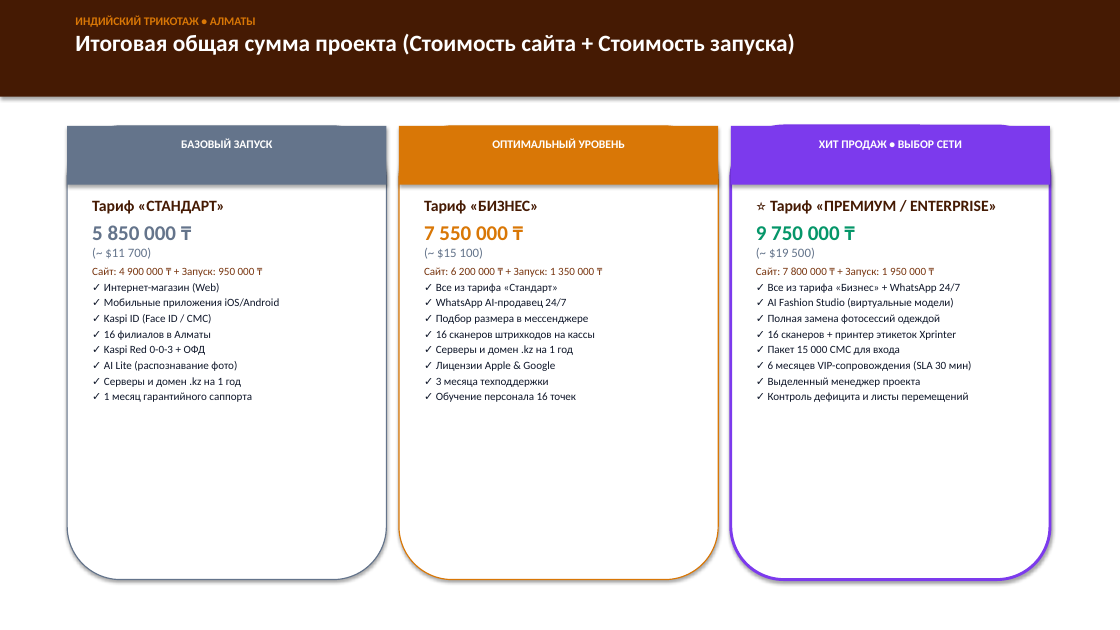
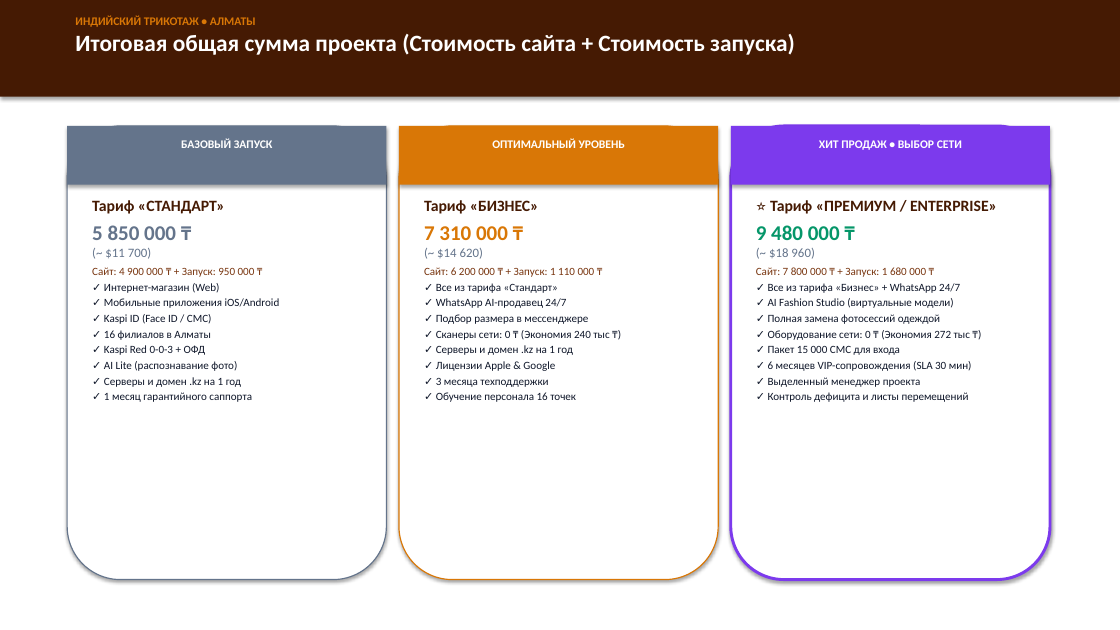
Before and after one commit to akbota17031992-lgtm/Indian_trikotazh, a slide deck: slide 7 of investor_presentation_indiatrikotaj_updated.pptx. Drawn at 1120x630 pixels with LibreOffice and Linux fonts; fonts in the diff are those of the drawing. Boxes give left, top, right and bottom in pixels: in the first picture for what was removed or moved away, otherwise in the second. Text is boxed around its words. In the diff, an @@ line names an element or a change of style, - is before the commit and + after.

```diff
--- a/investor_presentation_indiatrikotaj_updated.pptx
+++ b/investor_presentation_indiatrikotaj_updated.pptx
@@ text at box(424, 226, 595, 277): text changed @@
-7 550 000 ₸
-(~ $15 100)
-Сайт: 6 200 000 ₸ + Запуск: 1 350 000 ₸
+7 310 000 ₸
+(~ $14 620)
+Сайт: 6 200 000 ₸ + Запуск: 1 110 000 ₸
@@ text at box(756, 225, 926, 277): text changed @@
-9 750 000 ₸
-(~ $19 500)
-Сайт: 7 800 000 ₸ + Запуск: 1 950 000 ₸
+9 480 000 ₸
+(~ $18 960)
+Сайт: 7 800 000 ₸ + Запуск: 1 680 000 ₸
@@ text at box(436, 330, 609, 340): text changed @@
-✓ 16 сканеров штрихкодов на кассы
+✓ Сканеры сети: 0 ₸ (Экономия 240 тыс ₸)
@@ text at box(768, 330, 970, 340): text changed @@
-✓ 16 сканеров + принтер этикеток Xprinter
+✓ Оборудование сети: 0 ₸ (Экономия 272 тыс ₸)
```
Also in this commit, not shown: 3 other slides changed, 5 other files.
